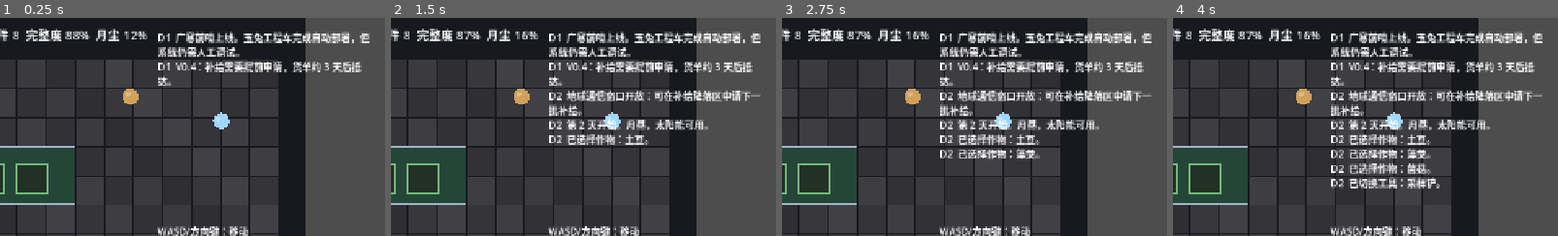
Above: before the commit, frames 1-4 (left to right).
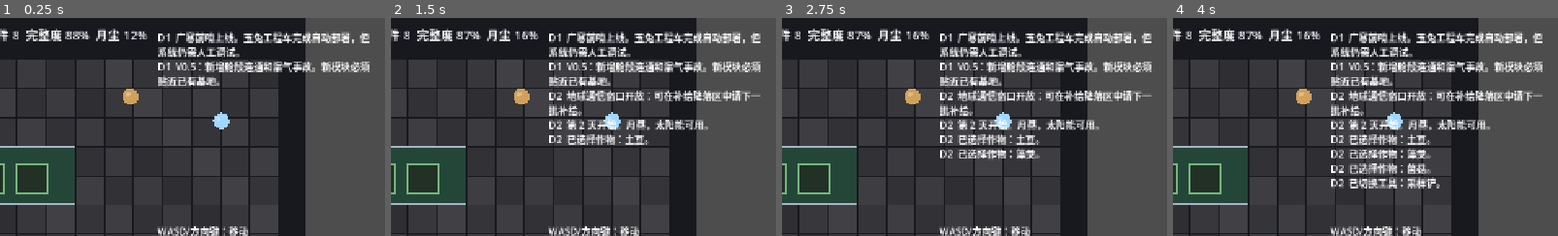
Above: after the commit, the same moments.

Repository: chinnseii/guanghan-outpost
Game: Godot game, scene res://scenes/main.tscn
Two runs of this game, one before a commit and one after it. Both use one fixed random seed, a clock stepped at 60 frames per second and the inputs below.
Inputs:
- Up to frame 1 (0.25 s): no input
- Up to frame 2 (1.5 s): click "进入下一天" at 0.5 s; click "土豆" at 1.25 s
- Up to frame 3 (2.75 s): click "藻类" at 2 s
- Up to frame 4 (4 s): click "菌菇" at 2.75 s; click "采样铲" at 3.5 s
The pictures show only the part of the screen within x 50-100%, y 0-50%; the shares and areas given below are measured in that part.

The runs differ from the first frame. In frame 1, 2.0% of the frame differs, in the area x 41-96%, y 20-32%; in frame 2, 2.0%; in frame 3, 2.0%; in frame 4, 2.0%.

Commit message:
Add module pressure leaks

Diff:
--- a/scripts/main.gd
+++ b/scripts/main.gd
@@ -149,7 +149,7 @@
 	_setup_collectables()
 	_setup_ui()
 	add_log("广寒前哨上线。玉兔工程车完成自动部署，但系统仍需人工调试。")
-	add_log("V0.4：补给需要提前申请，货单约 3 天后抵达。")
+	add_log("V0.5：新增舱段连通和漏气事故。新模块必须贴近已有基地。")
 	_update_ui()
 
 func _setup_input_map() -> void:
@@ -246,6 +246,8 @@
 		var fill: Color = def["color"]
 		if interact_target == module:
 			draw_rect(rect.grow(5), Color("#e7c66b"), false, 3)
+		if module.get("leaking", false):
+			draw_rect(rect.grow(7), Color("#ff5a5a"), false, 4)
 		draw_rect(rect, fill)
 		draw_rect(rect, Color("#a7b3c5"), false, 2)
 		_draw_module_details(module, rect)
@@ -296,7 +298,7 @@
 	var def: Dictionary = module_defs[selected_build]
 	var size: Vector2i = def["size"]
 	var rect: Rect2 = Rect2(_cell_to_world(cell), Vector2(size.x * TILE - 2, size.y * TILE - 2))
-	var can_build := _can_place(selected_build, cell)
+	var can_build := _can_place(selected_build, cell) and _is_connected_placement(selected_build, cell)
 	var color := Color(0.3, 0.9, 0.5, 0.38) if can_build else Color(1.0, 0.25, 0.25, 0.38)
 	draw_rect(rect, color)
 	draw_rect(rect, Color("#f2f0da"), false, 2)
@@ -335,6 +337,10 @@
 		return
 	if interact_target.has("kind") and interact_target["kind"] == "collectable":
 		_collect_surface_item(interact_target)
+		_update_ui()
+		return
+	if interact_target.get("leaking", false):
+		_repair_module_leak(interact_target)
 		_update_ui()
 		return
 	match String(interact_target["type"]):
@@ -390,6 +396,19 @@
 	oxygen_wear = max(0.0, oxygen_wear - 0.12)
 	add_log("完成一次生命维持系统维护。")
 
+func _repair_module_leak(module: Dictionary) -> void:
+	if selected_tool != "repair":
+		add_log("该舱段正在漏气，需要先选择维修枪。")
+		return
+	if resources["parts"] < 2:
+		add_log("封堵漏气需要 2 个维修件。")
+		return
+	resources["parts"] -= 2
+	module["leaking"] = false
+	resources["integrity"] = min(100.0, resources["integrity"] + 6.0)
+	var def: Dictionary = module_defs[module["type"]]
+	add_log("已封堵 %s 漏点，舱压恢复稳定。" % def["name"])
+
 func _use_workshop() -> void:
 	if resources["power"] < 4:
 		add_log("电力不足，维修工作台无法打印零件。")
@@ -436,6 +455,9 @@
 	var cell: Vector2i = _player_build_cell()
 	if not _can_place(selected_build, cell):
 		add_log("这里空间不足或超出基地网格，无法建造。")
+		return
+	if not _is_connected_placement(selected_build, cell):
+		add_log("新模块必须贴近已有基地舱段或能源节点。")
 		return
 	var def: Dictionary = module_defs[selected_build]
 	var cost: Dictionary = def["cost"]
@@ -456,6 +478,7 @@
 		"fixed": fixed,
 		"crop": "",
 		"age": 0,
+		"leaking": false,
 	}
 	next_module_uid += 1
 	modules.append(module)
@@ -520,6 +543,11 @@
 	resources["water"] -= crew_water
 	resources["food"] -= crew_food
 	resources["integrity"] -= 1.0 + solar_dust * 1.8 + float(modules.size()) * 0.04
+	var leaking_count := _leaking_module_count()
+	if leaking_count > 0:
+		resources["oxygen"] -= float(leaking_count) * 8.0
+		resources["integrity"] -= float(leaking_count) * 2.0
+		add_log("警报：%d 个舱段漏气，氧气正在流失。" % leaking_count)
 	if counts["workshop"] > 0:
 		resources["parts"] = min(99.0, resources["parts"] + 0.25 * float(counts["workshop"]))
 	solar_dust = min(0.65, solar_dust + randf_range(0.02, 0.06))
@@ -560,8 +588,15 @@
 	if day == 11:
 		add_log("地面控制提醒：月夜将在第 14 天开始，请提前储电。")
 	if randf() < 0.12:
-		resources["integrity"] -= 5.0
-		add_log("微小冲击触发舱体巡检，设备完整度下降。")
+		var hit_module := _pick_pressurized_module()
+		if not hit_module.is_empty() and not hit_module.get("leaking", false):
+			hit_module["leaking"] = true
+			resources["integrity"] -= 4.0
+			var def: Dictionary = module_defs[hit_module["type"]]
+			add_log("微陨石击中 %s，舱段开始漏气。" % def["name"])
+		else:
+			resources["integrity"] -= 5.0
+			add_log("微小冲击触发舱体巡检，设备完整度下降。")
 
 func _choose_supply(kind: String) -> void:
 	if day < next_supply_request_day or not supply_order.is_empty() or supply_waiting:
@@ -631,6 +666,25 @@
 		counts[module["type"]] += 1
 	return counts
 
+func _leaking_module_count() -> int:
+	var count := 0
+	for module: Dictionary in modules:
+		if module.get("leaking", false):
+			count += 1
+	return count
+
+func _pick_pressurized_module() -> Dictionary:
+	var candidates: Array[Dictionary] = []
+	for module: Dictionary in modules:
+		if _is_pressurized_module(module["type"]):
+			candidates.append(module)
+	if candidates.is_empty():
+		return {}
+	return candidates[randi() % candidates.size()]
+
+func _is_pressurized_module(module_type: String) -> bool:
+	return module_type in ["hab", "greenhouse", "battery", "life_support", "workshop"]
+
 func _player_build_cell() -> Vector2i:
 	var local := player_pos - MAP_ORIGIN
 	var x := int(floor(local.x / TILE))
@@ -660,6 +714,26 @@
 		if candidate.intersects(other):
 			return false
 	return true
+
+func _is_connected_placement(module_type: String, cell: Vector2i) -> bool:
+	var def: Dictionary = module_defs[module_type]
+	var size: Vector2i = def["size"]
+	var candidate: Rect2i = Rect2i(cell, size)
+	for module: Dictionary in modules:
+		var other_def: Dictionary = module_defs[module["type"]]
+		var other_cell: Vector2i = module["cell"]
+		var other_size: Vector2i = other_def["size"]
+		var other: Rect2i = Rect2i(other_cell, other_size)
+		if _rects_touch(candidate, other):
+			return true
+	return false
+
+func _rects_touch(a: Rect2i, b: Rect2i) -> bool:
+	var horizontal_touch := (a.position.x + a.size.x == b.position.x or b.position.x + b.size.x == a.position.x)
+	var vertical_overlap := a.position.y < b.position.y + b.size.y and b.position.y < a.position.y + a.size.y
+	var vertical_touch := (a.position.y + a.size.y == b.position.y or b.position.y + b.size.y == a.position.y)
+	var horizontal_overlap := a.position.x < b.position.x + b.size.x and b.position.x < a.position.x + a.size.x
+	return (horizontal_touch and vertical_overlap) or (vertical_touch and horizontal_overlap)
 
 func _setup_ui() -> void:
 	var ui := CanvasLayer.new()
@@ -802,7 +876,10 @@
 			hint = "月面采集点：按 E 使用 %s。%s" % [tool_defs[selected_tool]["name"], tool_defs[selected_tool]["hint"]]
 		else:
 			var def: Dictionary = module_defs[interact_target["type"]]
-			hint = "%s：%s" % [def["name"], def["hint"]]
+			if interact_target.get("leaking", false):
+				hint = "%s：舱段漏气。切换维修枪并按 E 封堵，消耗 2 维修件。" % def["name"]
+			else:
+				hint = "%s：%s" % [def["name"], def["hint"]]
 	$UI/Root/Hint.text = hint
 	$UI/Root/Log.text = _join_strings(log_lines, "\n")
 
Not shown, changed: ITERATION_PLAN.md
Not shown, changed: README.md
